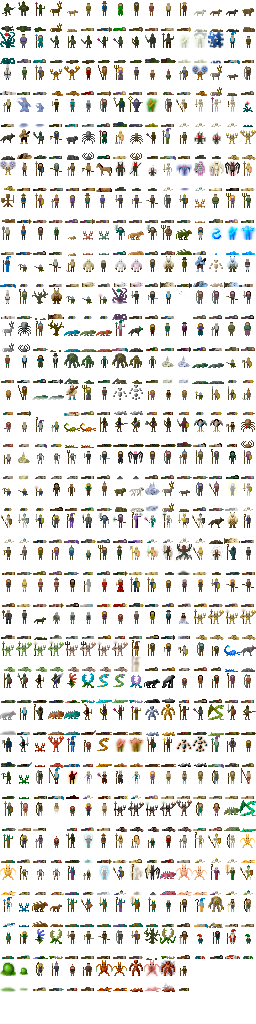
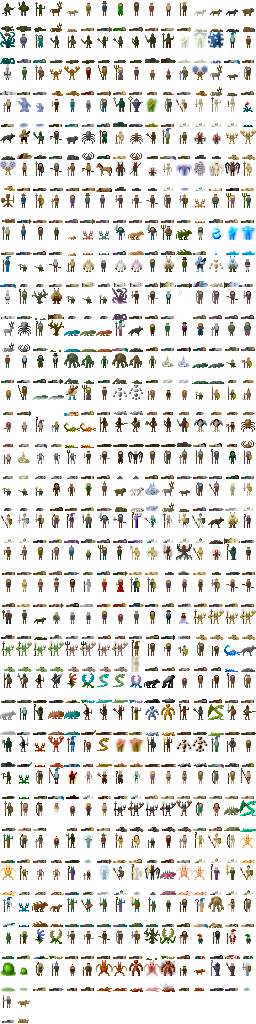
Revision of a layered (256, 1024) image; what changed, layer by layer:
painted on "Background" over [2, 960, 253, 1023]
